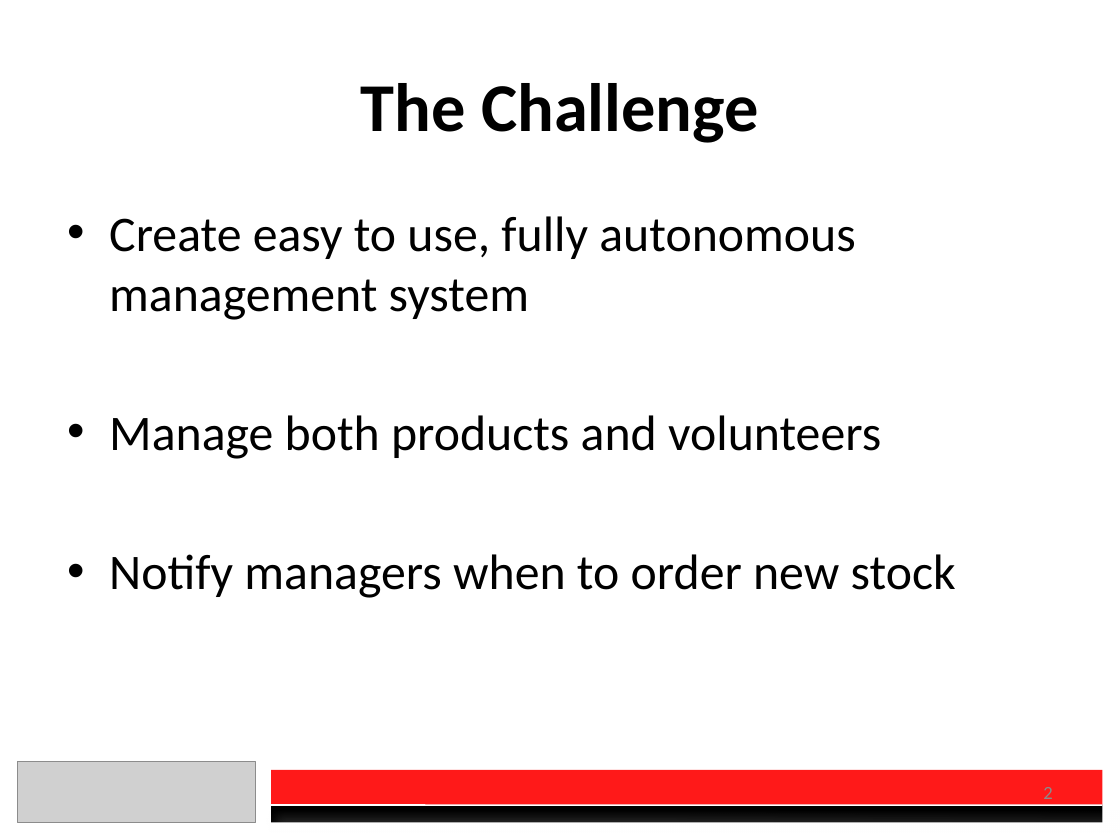
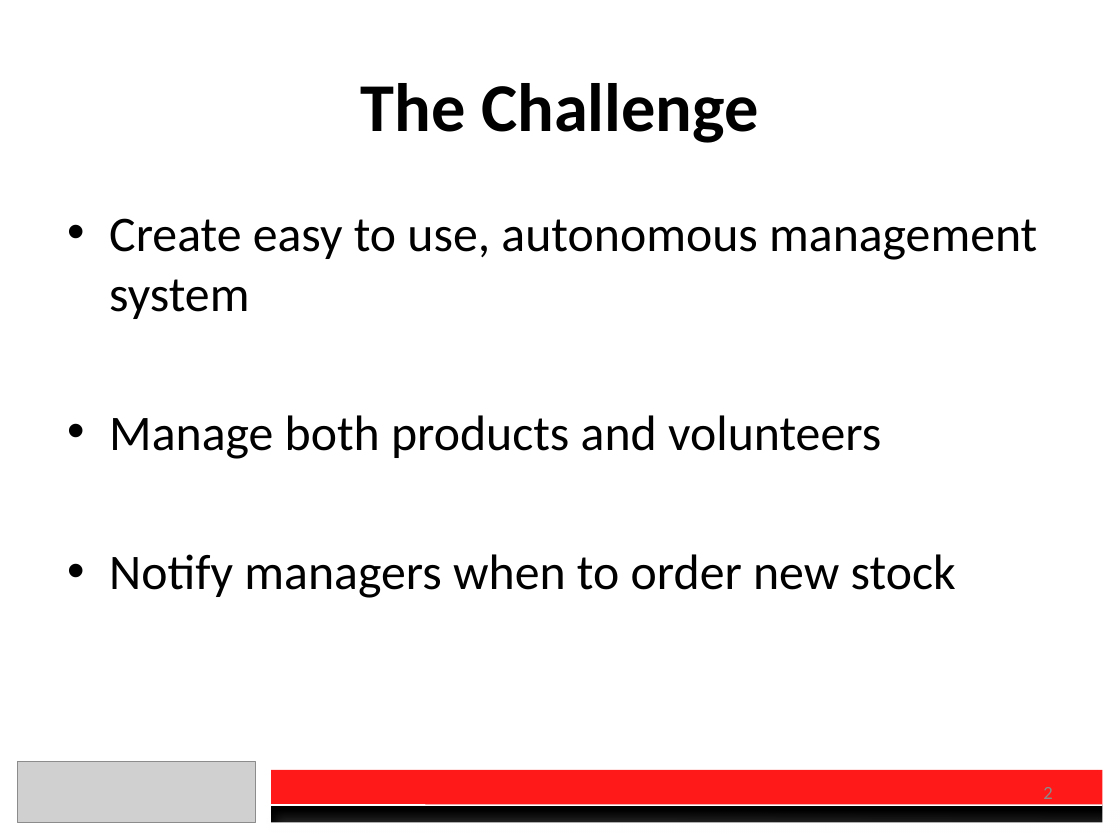
Before and after one commit to charberg/CEC2016, a slide deck: slide 2 of Presentation.pptx. Drawn at 1120x840 pixels with LibreOffice and Linux fonts; fonts in the diff are those of the drawing; grey boxes stand for pictures. Boxes give left, top, right and bottom in pixels: in the first picture for what was removed or moved away, otherwise in the second. Text is boxed around its words. In the diff, an @@ line names an element or a change of style, - is before the commit and + after.

```diff
--- a/Presentation.pptx
+++ b/Presentation.pptx
@@ text at [109, 218, 1037, 319]: text changed @@
-• Create easy to use, fully autonomous management system
+• Create easy to use, autonomous management system
```
Also in this commit, not shown: 4 other slides changed, 1 slide added, 2 other files.
